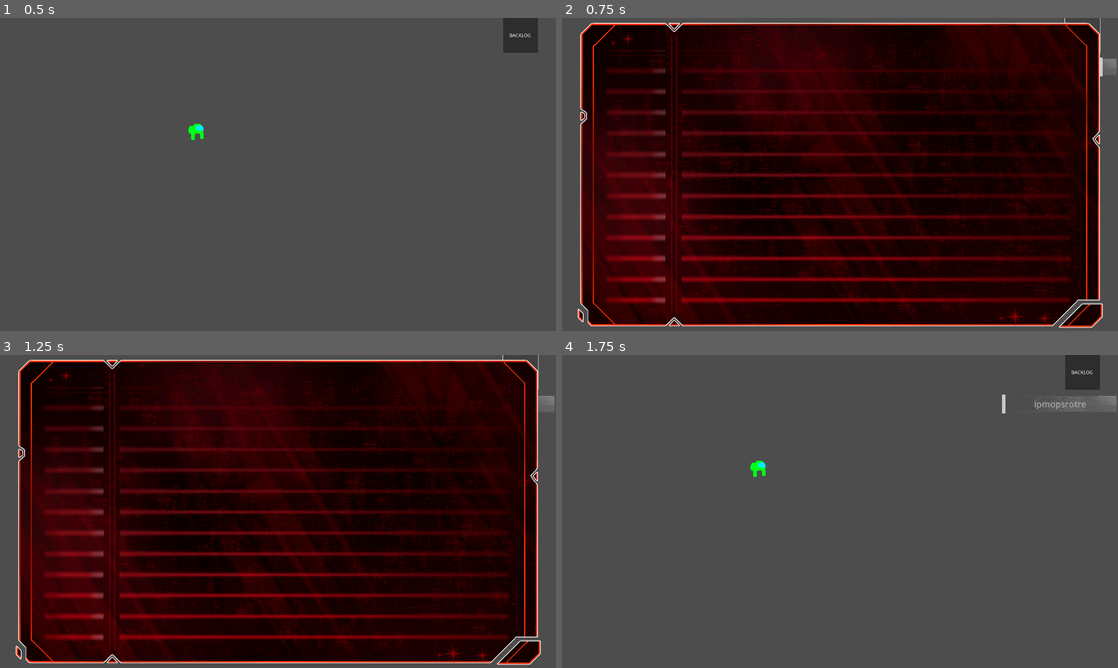
Above: before the commit, frames 1-4 (two rows, left to right).
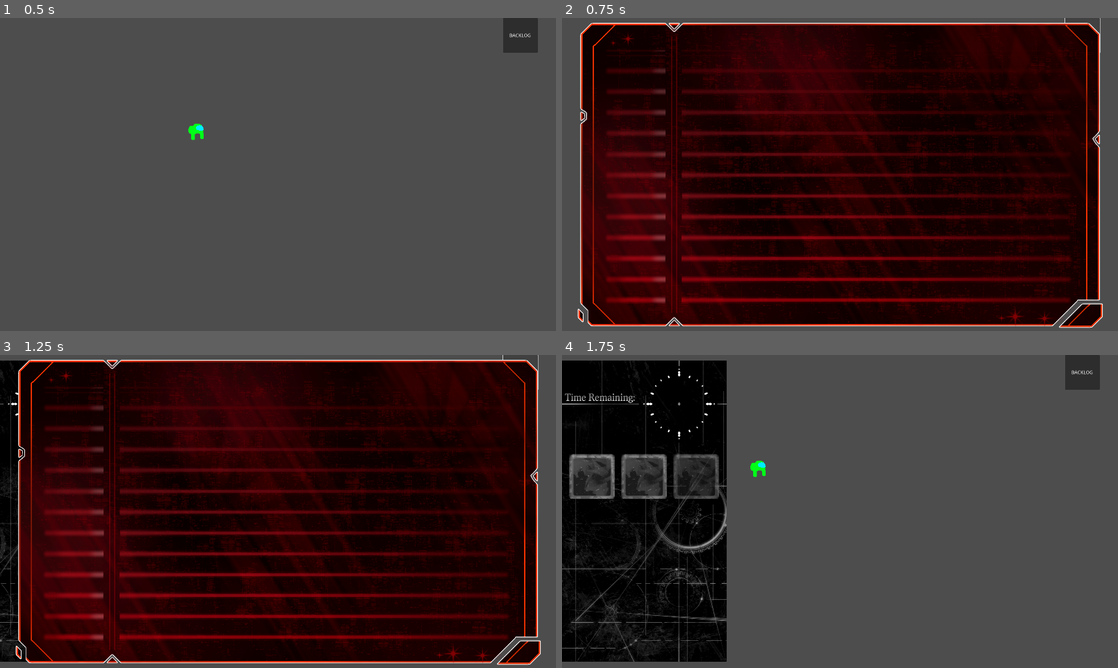
Above: after the commit, the same moments.

Repository: TomkoSK/Layers
Game: Godot game, scene res://TestScenes/Test1.tscn
The game is run twice, just before and just after one commit, with the same random seed, the same clock (stepped at 60 frames per second) and the same inputs. This scene is started directly instead of the project's main scene. Video files are missing from this copy of the repository; at most half a second of black plays in their place. Sound files missing from this copy of the repository are replaced by a short silence.
Inputs (mouse positions are in pixels of both pictures, inside the frame that each line leads up to):
- Up to frame 1 (0.5 s): no input
- Up to frame 2 (0.75 s): click "BACKLOG" at 0.5 s
- Up to frame 3 (1.25 s): no input
- Up to frame 4 (1.75 s): click (573, 511) at 1.25 s

Frame 1 is identical in both runs. In frame 2, 0.1% of the frame differs, in the area x 96-100%, y 12-19%; in frame 3, 3.2%; in frame 4, 27%, in the area x 0-100%, y 1-98%.

Commit message:
working on character menu

Diff:
--- a/Autoloaded/Backlog.gd
+++ b/Autoloaded/Backlog.gd
@@ -8,6 +8,8 @@
 var names = ["", "", "", "", "", "", "", "", "", "", "", ""]
 var textLines = ["", "", "", "", "", "", "", "", "", "", "", ""]
 var scrollOffset = 0
+
+var backlogVisible = false
 
 func _ready():
 	self.close()
@@ -80,7 +82,7 @@
 	updateArrays()
 
 func _input(event):
-	if(event.is_action_pressed("ui_cancel")):
+	if(event.is_action_pressed("ui_cancel") and backlogVisible):
 		get_viewport().set_input_as_handled()#stops esc input from triggering anything else like the pause menu
 		close()
 	if event is InputEventMouseButton:
@@ -96,10 +98,12 @@
 
 func open():#The hitboxes are on another canvas layer so that clicking them takes priority over everything else, the layer also has to be
 	#manually hidden, thats why the custom show and hide function
+	backlogVisible = true
 	self.show()
 	$CanvasLayer.visible = true
 
 func close():
+	backlogVisible = false
 	self.hide()
 	$CanvasLayer.visible = false
 
--- a/Autoloaded/FileManager.gd
+++ b/Autoloaded/FileManager.gd
@@ -52,3 +52,16 @@
 func save(scenePath : String):#Saves the current save file with the scenePath provided as the last scene
 	current_save_file.last_scene = scenePath
 	ResourceSaver.save(current_save_file, save_file_name % current_save_file_number)
+
+func set_time(minutes : int):
+	if(current_save_file):
+		current_save_file.current_time = minutes
+		UIButtons.set_clock_time(minutes)
+	else:
+		push_error("Tried changing save file's time with no save file active")
+
+func get_time():
+	if(current_save_file):
+		return current_save_file.current_time
+	else:
+		push_error("Tried to get save file's time with no save file active")
--- a/Inventory/InventoryButton.tscn
+++ b/Inventory/InventoryButton.tscn
@@ -1,6 +1,5 @@
-[gd_scene load_steps=4 format=3 uid="uid://b40up5lmutkbn"]
+[gd_scene load_steps=3 format=3 uid="uid://b0jaadt0pnj46"]
 
-[ext_resource type="Script" path="res://Inventory/InventoryButton.gd" id="1_wbjcs"]
 [ext_resource type="Texture2D" uid="uid://cyixnv76pf0xr" path="res://Textures/textboxFINAL.png" id="2_1pogr"]
 
 [sub_resource type="LabelSettings" id="LabelSettings_vk0a8"]
@@ -9,7 +8,6 @@
 outline_color = Color(0, 0, 0, 1)
 
 [node name="InventoryButton" type="Node2D"]
-script = ExtResource("1_wbjcs")
 
 [node name="Button" type="Button" parent="."]
 offset_left = 100.0
--- a/ResourceScripts/SaveFileResource.gd
+++ b/ResourceScripts/SaveFileResource.gd
@@ -4,3 +4,5 @@
 
 @export var last_scene : String = ""
 @export var playtime : int = 0
+@export var current_time : int = 0#in minutes, range of 0-1440
+@export var current_day : int = 1
--- /dev/null
+++ b/Shaders/Notification.gdshader
@@ -0,0 +1,14 @@
+shader_type canvas_item;
+render_mode unshaded;
+
+uniform sampler2D screen_texture : hint_screen_texture, repeat_disable, filter_nearest;
+
+void fragment() {
+	vec4 c = textureLod(screen_texture, SCREEN_UV, 0.0);
+
+	if (c.a > 0.0001) {
+		c.rgb /= c.a;
+	}
+
+	COLOR *= c;
+}
--- a/TestScenes/Test1.gd
+++ b/TestScenes/Test1.gd
@@ -1,5 +1,9 @@
 extends Node2D
 
 func _ready():
-	await get_tree().create_timer(0.6).timeout
-	UIButtons.showNotification("ipmopsrotre")
+	FileManager.set_active_save_file(1)
+	FileManager.set_time(FileManager.get_time())
+
+func _input(event: InputEvent) -> void:
+	if(event.is_action_pressed("test")):
+		FileManager.set_time(FileManager.get_time()+10)
--- a/UIButtons/UIButtons.gd
+++ b/UIButtons/UIButtons.gd
@@ -6,8 +6,23 @@
 
 var pauseMenuEnabled = true
 
+var clockCenter = Vector2(-164, 169)
+
 func _ready():
-	$CanvasGroup.visible = false
+	$NotificationGroup.visible = false
+	await get_tree().create_timer(1.0).timeout
+	$AnimationPlayer.play("character_menu_show")
+
+func set_clock_time(minutes: int):
+	var minuteCount = minutes%60
+	var hourCount = minutes/60
+	var tween = get_tree().create_tween()
+	tween.tween_property($CharacterMenu/MinuteHand, "rotation_degrees", minuteCount*6, 2)
+	tween = get_tree().create_tween()
+	tween.tween_property($CharacterMenu/MinuteHand, "position",clockCenter+Vector2(48*cos(deg_to_rad(90-minuteCount*6)), -48*sin(deg_to_rad(90-minuteCount*6))), 2)
+	# $CharacterMenu/MinuteHand.rotation_degrees = minuteCount*6
+	$CharacterMenu/HourHand.rotation_degrees = hourCount*30
+	$CharacterMenu/HourHand.position = clockCenter+Vector2(40*cos(deg_to_rad(90-hourCount*30)), -40*sin(deg_to_rad(90-hourCount*30)))
 
 func set_visibility(buttonName : String, setVisible : bool):
 	if(buttonName == "ui"):
@@ -31,7 +46,7 @@
 		print("[WARNING]",buttonName," was passed into ui buttons set visibility function")
 ## Shows notification that takes [fadeIn] time to come in, stays for [stay] time and leaves in [fadeOut] time
 func showNotification(text : String):
-	$CanvasGroup/NotificationSprite/Notification.text = text
+	$NotificationGroup/NotificationSprite/Notification.text = text
 	$AnimationPlayer.play("notification")
 	await $AnimationPlayer.animation_finished
 	await get_tree().create_timer(0.5).timeout
@@ -69,7 +84,7 @@
 		AudioManager.setAmbiencePlaying(false)
 
 func _on_back_pressed() -> void:
-		$PauseLayer.hide()
+	$PauseLayer.hide()
 
 func _unhandled_input(event: InputEvent) -> void:
 	if(event.is_action_pressed("ui_cancel")):
--- a/UIButtons/UIButtons.tscn
+++ b/UIButtons/UIButtons.tscn
@@ -1,9 +1,13 @@
-[gd_scene load_steps=13 format=3 uid="uid://ngr60hc74d7b"]
+[gd_scene load_steps=18 format=3 uid="uid://ngr60hc74d7b"]
 
 [ext_resource type="Script" uid="uid://bwrt8h3gq6t3i" path="res://UIButtons/UIButtons.gd" id="1_bqkji"]
 [ext_resource type="Texture2D" uid="uid://cg6012dh7t047" path="res://Textures/square.png" id="2_tadx8"]
 [ext_resource type="Shader" uid="uid://dnd41b15rliuq" path="res://Shaders/notification.gdshader" id="3_m4vca"]
 [ext_resource type="Texture2D" uid="uid://cllpukmdsumes" path="res://Textures/notification.png" id="4_23ucb"]
+[ext_resource type="Texture2D" uid="uid://bjsdu650k4rwi" path="res://UIButtons/CharacterMenu/CHARACTER_MENU.png" id="5_umx1l"]
+[ext_resource type="Texture2D" uid="uid://t44uucpjc166" path="res://UIButtons/CharacterMenu/HOUR_HAND.png" id="6_sw0i7"]
+[ext_resource type="Texture2D" uid="uid://bdwjxeq04mwv8" path="res://UIButtons/CharacterMenu/MINUTE_HAND.png" id="7_8ysu3"]
+[ext_resource type="Texture2D" uid="uid://dfngyta6qkcy" path="res://UIButtons/CharacterMenu/PORTRAIT_BG.png" id="8_gs2su"]
 
 [sub_resource type="LabelSettings" id="LabelSettings_5hh6l"]
 font_size = 75
@@ -16,7 +20,7 @@
 tracks/0/type = "value"
 tracks/0/imported = false
 tracks/0/enabled = true
-tracks/0/path = NodePath("CanvasGroup:material:shader_parameter/transparentWidth")
+tracks/0/path = NodePath("NotificationGroup:material:shader_parameter/transparentWidth")
 tracks/0/interp = 1
 tracks/0/loop_wrap = true
 tracks/0/keys = {
@@ -28,7 +32,7 @@
 tracks/1/type = "value"
 tracks/1/imported = false
 tracks/1/enabled = true
-tracks/1/path = NodePath("CanvasGroup:material:shader_parameter/whiteWidth")
+tracks/1/path = NodePath("NotificationGroup:material:shader_parameter/whiteWidth")
 tracks/1/interp = 1
 tracks/1/loop_wrap = true
 tracks/1/keys = {
@@ -40,7 +44,7 @@
 tracks/2/type = "value"
 tracks/2/imported = false
 tracks/2/enabled = true
-tracks/2/path = NodePath("CanvasGroup:visible")
+tracks/2/path = NodePath("NotificationGroup:visible")
 tracks/2/interp = 1
 tracks/2/loop_wrap = true
 tracks/2/keys = {
@@ -52,7 +56,7 @@
 tracks/3/type = "value"
 tracks/3/imported = false
 tracks/3/enabled = true
-tracks/3/path = NodePath("CanvasGroup:modulate:a")
+tracks/3/path = NodePath("NotificationGroup:modulate:a")
 tracks/3/interp = 1
 tracks/3/loop_wrap = true
 tracks/3/keys = {
@@ -64,7 +68,7 @@
 tracks/4/type = "value"
 tracks/4/imported = false
 tracks/4/enabled = true
-tracks/4/path = NodePath("CanvasGroup:modulate")
+tracks/4/path = NodePath("NotificationGroup:modulate")
 tracks/4/interp = 1
 tracks/4/loop_wrap = true
 tracks/4/keys = {
@@ -72,6 +76,83 @@
 "transitions": PackedFloat32Array(1),
 "update": 0,
 "values": [Color(1, 1, 1, 1)]
+}
+
+[sub_resource type="Animation" id="Animation_umx1l"]
+resource_name = "character_menu_show"
+length = 2.5
+step = 0.033
+tracks/0/type = "value"
+tracks/0/imported = false
+tracks/0/enabled = true
+tracks/0/path = NodePath("CharacterMenu:position")
+tracks/0/interp = 1
+tracks/0/loop_wrap = true
+tracks/0/keys = {
+"times": PackedFloat32Array(0, 0.7),
+"transitions": PackedFloat32Array(0.5, 1),
+"update": 0,
+"values": [Vector2(0, 0), Vector2(569, 0)]
+}
+tracks/1/type = "value"
+tracks/1/imported = false
+tracks/1/enabled = true
+tracks/1/path = NodePath("CharacterMenu/Portraits/Portrait0:self_modulate")
+tracks/1/interp = 1
+tracks/1/loop_wrap = true
+tracks/1/keys = {
+"times": PackedFloat32Array(0, 0.35, 0.7),
+"transitions": PackedFloat32Array(1, 0.7, 1),
+"update": 0,
+"values": [Color(1, 1, 1, 0), Color(1, 1, 1, 0), Color(1, 1, 1, 1)]
+}
+tracks/2/type = "value"
+tracks/2/imported = false
+tracks/2/enabled = true
+tracks/2/path = NodePath("CharacterMenu/Portraits/Portrait1:self_modulate")
+tracks/2/interp = 1
+tracks/2/loop_wrap = true
+tracks/2/keys = {
+"times": PackedFloat32Array(0, 0.45, 0.8),
+"transitions": PackedFloat32Array(1, 0.7, 1),
+"update": 0,
+"values": [Color(1, 1, 1, 0), Color(1, 1, 1, 0), Color(1, 1, 1, 1)]
+}
+tracks/3/type = "value"
+tracks/3/imported = false
+tracks/3/enabled = true
+tracks/3/path = NodePath("CharacterMenu/Portraits/Portrait2:self_modulate")
+tracks/3/interp = 1
+tracks/3/loop_wrap = true
+tracks/3/keys = {
+"times": PackedFloat32Array(0, 0.55, 0.9),
+"transitions": PackedFloat32Array(1, 0.7, 1),
+"update": 0,
+"values": [Color(1, 1, 1, 0), Color(1, 1, 1, 0), Color(1, 1, 1, 1)]
+}
+tracks/4/type = "value"
+tracks/4/imported = false
+tracks/4/enabled = true
+tracks/4/path = NodePath("CharacterMenu/HourHand:self_modulate")
+tracks/4/interp = 1
+tracks/4/loop_wrap = true
+tracks/4/keys = {
+"times": PackedFloat32Array(0, 0.95, 1.35),
+"transitions": PackedFloat32Array(1, 0.6, 0.6),
+"update": 0,
+"values": [Color(1, 1, 1, 0), Color(1, 1, 1, 0), Color(1, 1, 1, 1)]
+}
+tracks/5/type = "value"
+tracks/5/imported = false
+tracks/5/enabled = true
+tracks/5/path = NodePath("CharacterMenu/MinuteHand:self_modulate")
+tracks/5/interp = 1
+tracks/5/loop_wrap = true
+tracks/5/keys = {
+"times": PackedFloat32Array(0, 0.95, 1.35),
+"transitions": PackedFloat32Array(1, 0.6, 0.6),
+"update": 0,
+"values": [Color(1, 1, 1, 0), Color(1, 1, 1, 0), Color(1, 1, 1, 1)]
 }
 
 [sub_resource type="Animation" id="Animation_w5umx"]
@@ -81,7 +162,7 @@
 tracks/0/type = "value"
 tracks/0/imported = false
 tracks/0/enabled = true
-tracks/0/path = NodePath("CanvasGroup:material:shader_parameter/transparentWidth")
+tracks/0/path = NodePath("NotificationGroup:material:shader_parameter/transparentWidth")
 tracks/0/interp = 1
 tracks/0/loop_wrap = true
 tracks/0/keys = {
@@ -93,7 +174,7 @@
 tracks/1/type = "value"
 tracks/1/imported = false
 tracks/1/enabled = true
-tracks/1/path = NodePath("CanvasGroup:material:shader_parameter/whiteWidth")
+tracks/1/path = NodePath("NotificationGroup:material:shader_parameter/whiteWidth")
 tracks/1/interp = 1
 tracks/1/loop_wrap = true
 tracks/1/keys = {
@@ -105,7 +186,7 @@
 tracks/2/type = "value"
 tracks/2/imported = false
 tracks/2/enabled = true
-tracks/2/path = NodePath("CanvasGroup:visible")
+tracks/2/path = NodePath("NotificationGroup:visible")
 tracks/2/interp = 1
 tracks/2/loop_wrap = true
 tracks/2/keys = {
@@ -117,7 +198,7 @@
 tracks/3/type = "value"
 tracks/3/imported = false
 tracks/3/enabled = true
-tracks/3/path = NodePath("CanvasGroup:modulate")
+tracks/3/path = NodePath("NotificationGroup:modulate")
 tracks/3/interp = 1
 tracks/3/loop_wrap = true
 tracks/3/keys = {
@@ -134,7 +215,7 @@
 tracks/0/type = "value"
 tracks/0/imported = false
 tracks/0/enabled = true
-tracks/0/path = NodePath("CanvasGroup:visible")
+tracks/0/path = NodePath("NotificationGroup:visible")
 tracks/0/interp = 1
 tracks/0/loop_wrap = true
 tracks/0/keys = {
@@ -146,7 +227,7 @@
 tracks/1/type = "value"
 tracks/1/imported = false
 tracks/1/enabled = true
-tracks/1/path = NodePath("CanvasGroup:modulate")
+tracks/1/path = NodePath("NotificationGroup:modulate")
 tracks/1/interp = 1
 tracks/1/loop_wrap = true
 tracks/1/keys = {
@@ -159,6 +240,7 @@
 [sub_resource type="AnimationLibrary" id="AnimationLibrary_kxsi8"]
 _data = {
 &"RESET": SubResource("Animation_m4vca"),
+&"character_menu_show": SubResource("Animation_umx1l"),
 &"notification": SubResource("Animation_w5umx"),
 &"notification_back": SubResource("Animation_23ucb")
 }
@@ -242,15 +324,15 @@
 &"": SubResource("AnimationLibrary_kxsi8")
 }
 
-[node name="CanvasGroup" type="CanvasGroup" parent="."]
+[node name="NotificationGroup" type="CanvasGroup" parent="."]
 material = SubResource("ShaderMaterial_23ucb")
 fit_margin = 0.0
 
-[node name="NotificationSprite" type="Sprite2D" parent="CanvasGroup"]
+[node name="NotificationSprite" type="Sprite2D" parent="NotificationGroup"]
 position = Vector2(1720, 169)
 texture = ExtResource("4_23ucb")
 
-[node name="Notification" type="Label" parent="CanvasGroup/NotificationSprite"]
+[node name="Notification" type="Label" parent="NotificationGroup/NotificationSprite"]
 anchors_preset = 8
 anchor_left = 0.5
 anchor_top = 0.5
@@ -265,6 +347,39 @@
 text = "armogi"
 label_settings = SubResource("LabelSettings_jtqcf")
 
+[node name="CharacterMenu" type="Node2D" parent="."]
+
+[node name="Background" type="Sprite2D" parent="CharacterMenu"]
+position = Vector2(-285, 539)
+texture = ExtResource("5_umx1l")
+
+[node name="HourHand" type="Sprite2D" parent="CharacterMenu"]
+self_modulate = Color(1, 1, 1, 0)
+position = Vector2(-164, 126)
+texture = ExtResource("6_sw0i7")
+
+[node name="MinuteHand" type="Sprite2D" parent="CharacterMenu"]
+position = Vector2(-116, 169)
+rotation = 1.5708
+texture = ExtResource("7_8ysu3")
+
+[node name="Portraits" type="Node2D" parent="CharacterMenu"]
+
+[node name="Portrait0" type="Sprite2D" parent="CharacterMenu/Portraits"]
+self_modulate = Color(1, 1, 1, 0)
+position = Vector2(-465, 420)
+texture = ExtResource("8_gs2su")
+
+[node name="Portrait1" type="Sprite2D" parent="CharacterMenu/Portraits"]
+self_modulate = Color(1, 1, 1, 0)
+position = Vector2(-285, 420)
+texture = ExtResource("8_gs2su")
+
+[node name="Portrait2" type="Sprite2D" parent="CharacterMenu/Portraits"]
+self_modulate = Color(1, 1, 1, 0)
+position = Vector2(-105, 420)
+texture = ExtResource("8_gs2su")
+
 [connection signal="pressed" from="Backlog" to="." method="_on_backlog_pressed"]
 [connection signal="pressed" from="PauseLayer/Options" to="." method="_on_options_pressed"]
 [connection signal="pressed" from="PauseLayer/Menu" to="." method="_on_menu_pressed"]
--- a/project.godot
+++ b/project.godot
@@ -73,9 +73,10 @@
 "events": [Object(InputEventKey,"resource_local_to_scene":false,"resource_name":"","device":-1,"window_id":0,"alt_press …(191 unchanged characters)…
 ]
 }
-up={
+test={
 "deadzone": 0.5,
-"events": []
+"events": [Object(InputEventKey,"resource_local_to_scene":false,"resource_name":"","device":-1,"window_id":0,"alt_pressed":false,"shift_pressed":false,"ctrl_pressed":false,"meta_pressed":false,"pressed":false,"keycode":0,"physical_keycode":70,"key_label":0,"unicode":102,"location":0,"echo":false,"script":null)
+]
 }
 
 [rendering]
Not shown, added: Shaders/Notification.gdshader.uid
Binary file added: UIButtons/CharacterMenu/CHARACTER_MENU.png
Not shown, added: UIButtons/CharacterMenu/CHARACTER_MENU.png.import
Binary file added: UIButtons/CharacterMenu/HOUR_HAND.png
Not shown, added: UIButtons/CharacterMenu/HOUR_HAND.png.import
Binary file added: UIButtons/CharacterMenu/MINUTE_HAND.png
Not shown, added: UIButtons/CharacterMenu/MINUTE_HAND.png.import
Binary file added: UIButtons/CharacterMenu/PORTRAIT_BG.png
Not shown, added: UIButtons/CharacterMenu/PORTRAIT_BG.png.import
